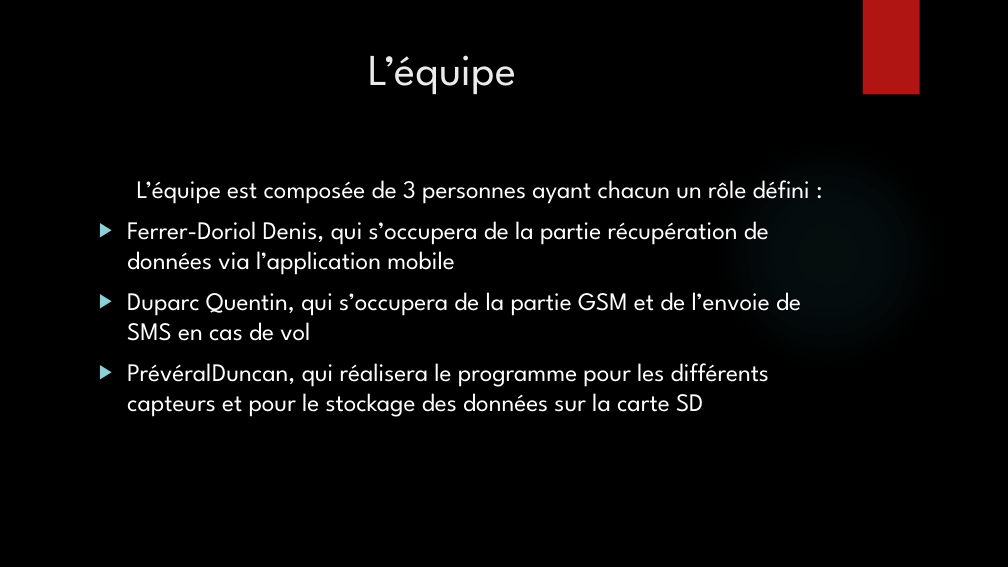
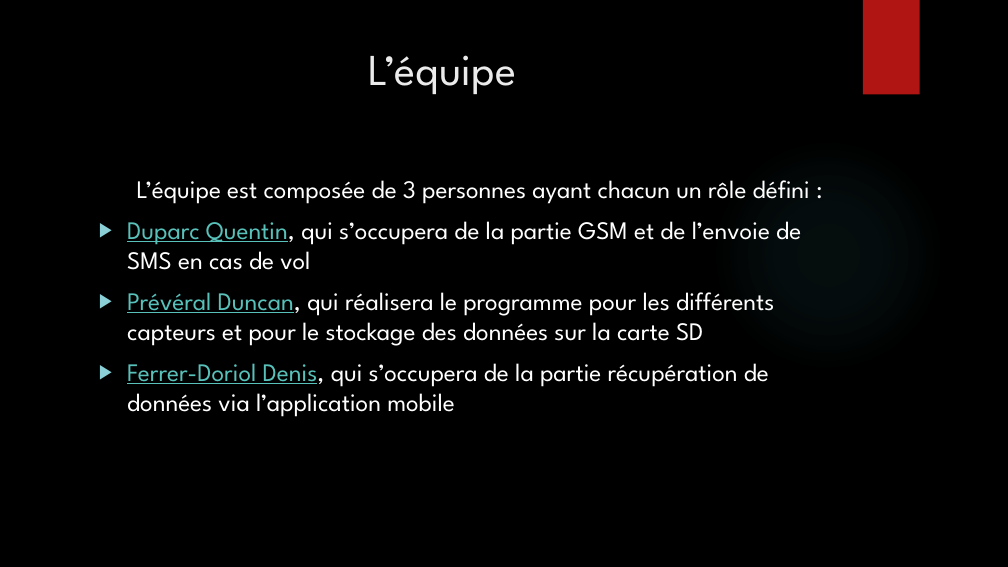
Before and after one commit to DoriolDenis/projetMotoConnectee, a slide deck: slide 9 of moto_connectee.pptx (slide 8 before the commit). Drawn at 1008x567 pixels with LibreOffice and Linux fonts; fonts in the diff are those of the drawing; background and template pictures are left out. Boxes give left, top, right and bottom in pixels: in the first picture for what was removed or moved away, otherwise in the second. Text is boxed around its words. In the diff, an @@ line names an element or a change of style, - is before the commit and + after.

```diff
--- a/moto_connectee.pptx
+++ b/moto_connectee.pptx
@@ text at (127, 221, 769, 275): paragraph removed @@
-▶ Ferrer-Doriol Denis, qui s’occupera de la partie récupération de données via l’application mobile
@@ text at (127, 221, 801, 346): text colour #FFFFFF to #58C1BA, underline on in "Duparc Quentin,", "Prévéral Duncan," @@
@@ text at (127, 363, 769, 417): paragraph added @@
+▶ Ferrer-Doriol Denis, qui s’occupera de la partie récupération de données via l’application mobile
```
Also in this commit, not shown: 4 other slides changed, 11 slides added, 2 slides removed, 4 other files.
